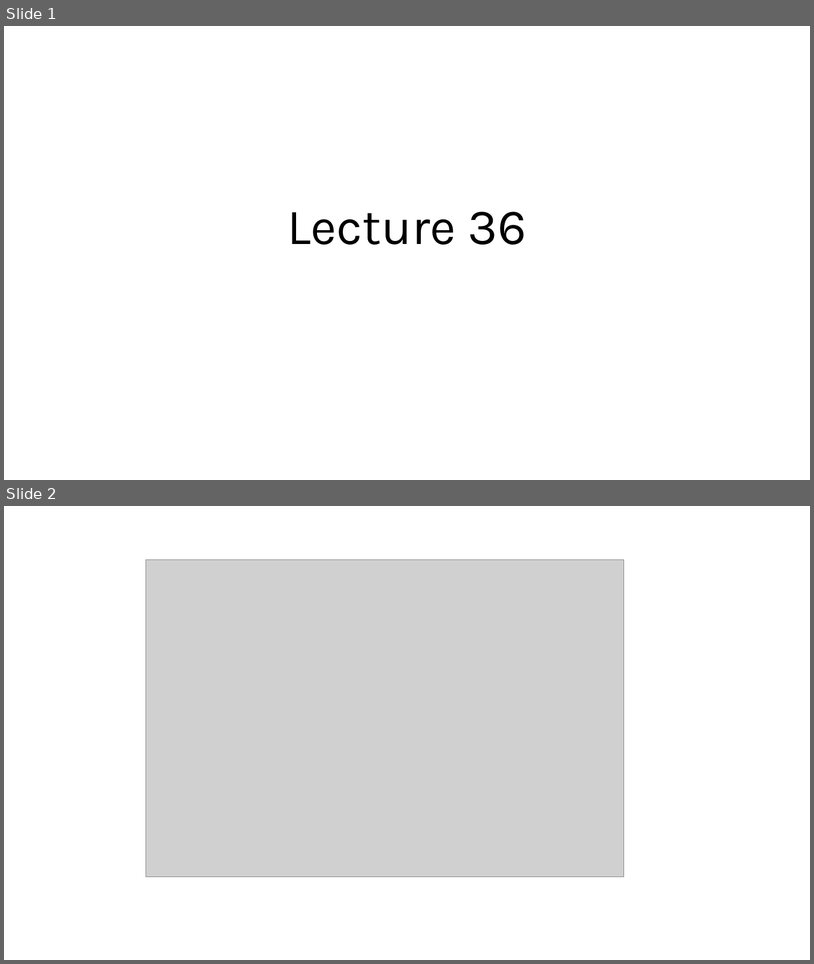
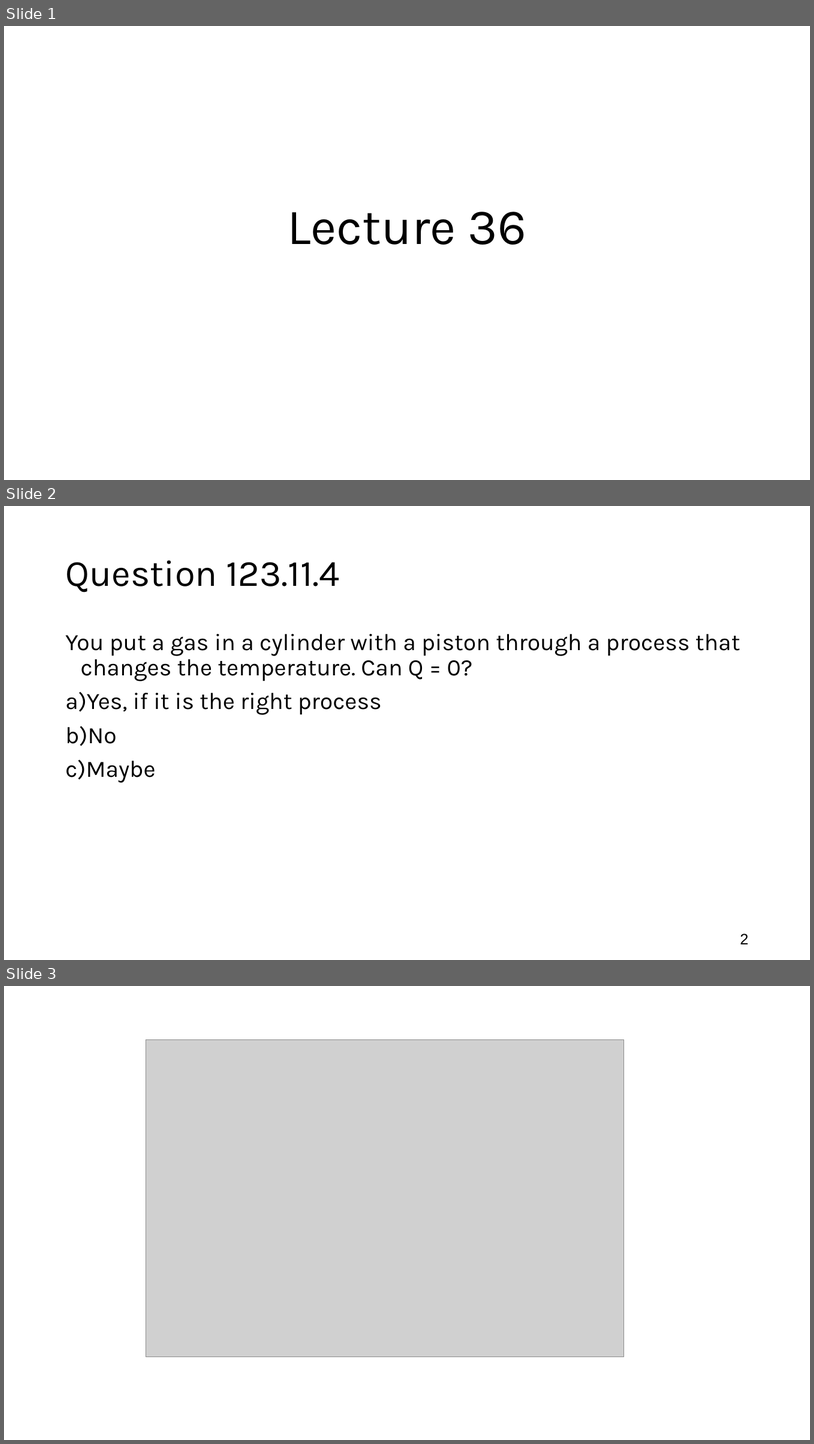
Before and after one commit to rtlines/Introductory-Physics-II, a slide deck: Lecture_Slides/PH 123 Lecture 36.pptx. Shown one above the other, each under a label of ours: slides 1 and 2 before the commit, slides 1, 2 and 3 after it. The pictures are 814x964 and 814x1444 pixels, drawn with LibreOffice and Linux fonts; fonts in the diff are those of the drawing; grey boxes stand for pictures. Boxes give left, top, right and bottom in pixels: in the first picture for what was removed or moved away, otherwise in the second. Text is boxed around its words. In the diff, an @@ line names an element or a change of style, - is before the commit and + after.

```diff
--- a/Lecture_Slides/PH 123 Lecture 36.pptx
+++ b/Lecture_Slides/PH 123 Lecture 36.pptx
@@ slide 2 added at bbox=[4, 506, 810, 960], background #FFFFFF @@
@@ title added at bbox=[65, 560, 340, 592], 44 pt, text #000000 @@
+Question 123.11.4
@@ text added at bbox=[65, 634, 741, 783], 28 pt, text #000000 @@
+You put a gas in a cylinder with a piston through a process that changes the temperature. Can Q = 0?
+a) Yes, if it is the right process
+b) No
+c) Maybe
@@ page number added at bbox=[740, 933, 749, 944], 18 pt, text #000000 @@
+2
@@ what was slide 2 is now slide 3 @@
```
Also in this commit, not shown: 23 other files.
